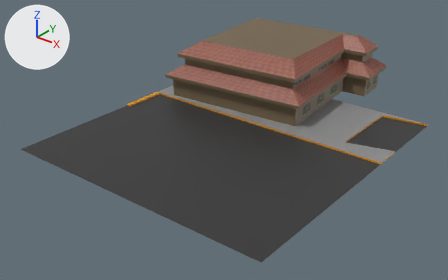
One commit to the OBJ model data/maps/3D/mcity/import/map/09_phut_n.obj: the scene before it, then after it.
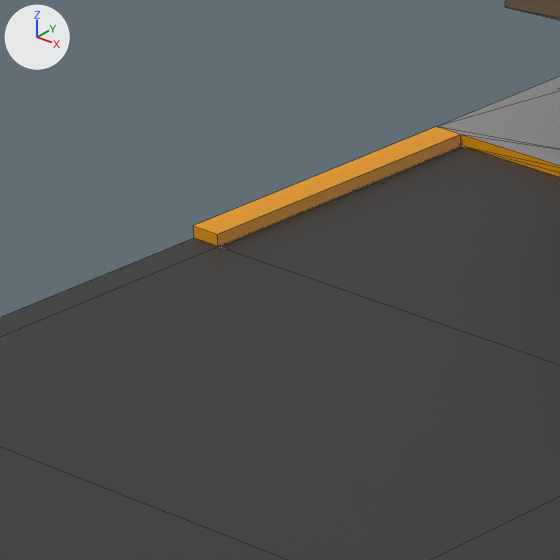
Old and new are each drawn whole from a 50 mm camera at (19.4, -24.6, 15.0) aimed at (-0.7, 0.5, -0.5) and again close up on the part from 23% to 38% of the width and 27% to 52% of the height. The axes (+X, +Y, +Z) are drawn at upper left. The lights are the same throughout. The close-ups show mesh edges as thin lines. Where no turn or scale is listed for an object, it has been applied to the vertices. Vertices at the same position are counted once.

Objects in the first close-up: '09_phut_n'.
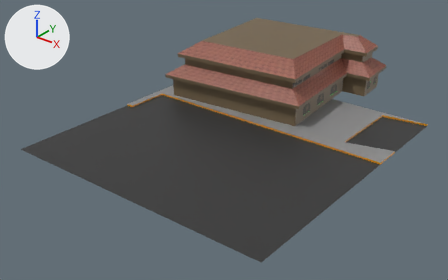
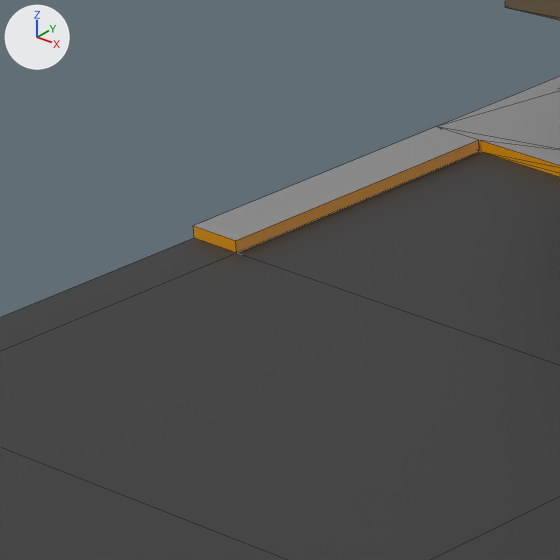
Location of each change, (x1, y1, x2, y2) in pixels of the close-ups (560 x 560 px; the box of a moved part takes in the faces that stretch with it):
'09_phut_n', recoloured, reshaped (orange to grey)
    both: (0, 0, 560, 560)
part 1 of me_09_phut_n, moved or reshaped
    both: (193, 127, 559, 260)
part 2 of me_09_phut_n, recoloured (orange to grey)
    both: (194, 127, 460, 234)

The change, as a diff of the scene's bpy script:
```diff
--- a/data/maps/3D/mcity/import/map/09_phut_n.obj.py
+++ b/data/maps/3D/mcity/import/map/09_phut_n.obj.py
@@ mat_marsindx_156 @@
 mat_marsindx_156 = principled_material('MARSINDX_156')
-mat_marsindx_156.base_color = (0.171, 0.122, 0.0666)  # brown #736249
+mat_marsindx_156.base_color = (0.26, 0.26, 0.26)  # grey #8b8b8b
@@ mat_marsindx_146 @@
+mat_marsindx_146 = principled_material('MARSINDX_146')
+mat_marsindx_146.base_color = (0.171, 0.122, 0.0666)  # brown #736249
@@ me_09_phut_n @@
 me_09_phut_n.from_pydata(...)  # 197 vertices, 237 faces; spans x -8.0..8.0, y -8.0..13.0, z -0.1..3.5
 # used by ob_09_phut_n; location = (0.0, 0.0, 0.0)
 # before: 1 (-7.7, -8.0, -0.1), 8 (-7.7, -3.6, -0.1), 15 (-7.7, -0.1, -0.1) at pixel (218, 246), 22 (-7.7, 2.6, -0.1) at pixel (461, 145), 34 (-7.7, -0.1, 0.0) at pixel (217, 234)
 # before: 35 (-7.7, 2.6, 0.0) at pixel (460, 134)
+# me_09_phut_n part 1
+for i in [1, 8, 15, 22, 34, 35]: me_09_phut_n.vertices[i].co += Vector((0.2, 0.0, 0.0))
+# me_09_phut_n part 2: 1 face spanning x -8.0..-7.5, y -0.1..2.6, z 0.0 switches from mat_marsindx_240 (orange #e79a00) to mat_marsindx_156 (grey #8b8b8b)
 me_09_phut_n.materials.append(mat_marsindx_27)
-me_09_phut_n.materials.append(mat_marsindx_168)  # grey #8b8b8b
 me_09_phut_n.materials.append(mat_marsindx_240)
@@ me_09_phut_n @@
 me_09_phut_n.materials.append(mat_marsindx_1)
+me_09_phut_n.materials.append(mat_marsindx_146)  # brown #736249
```
